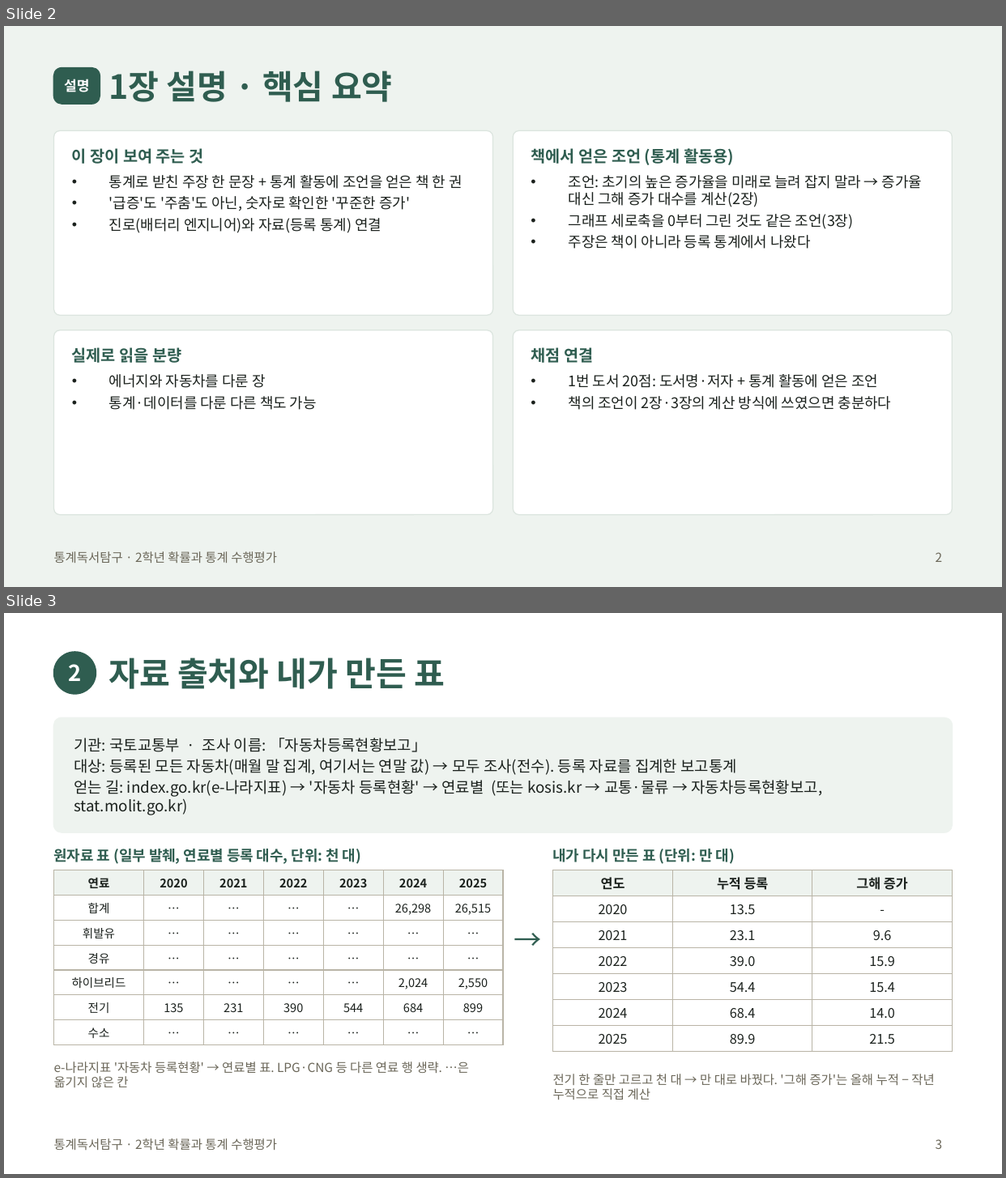
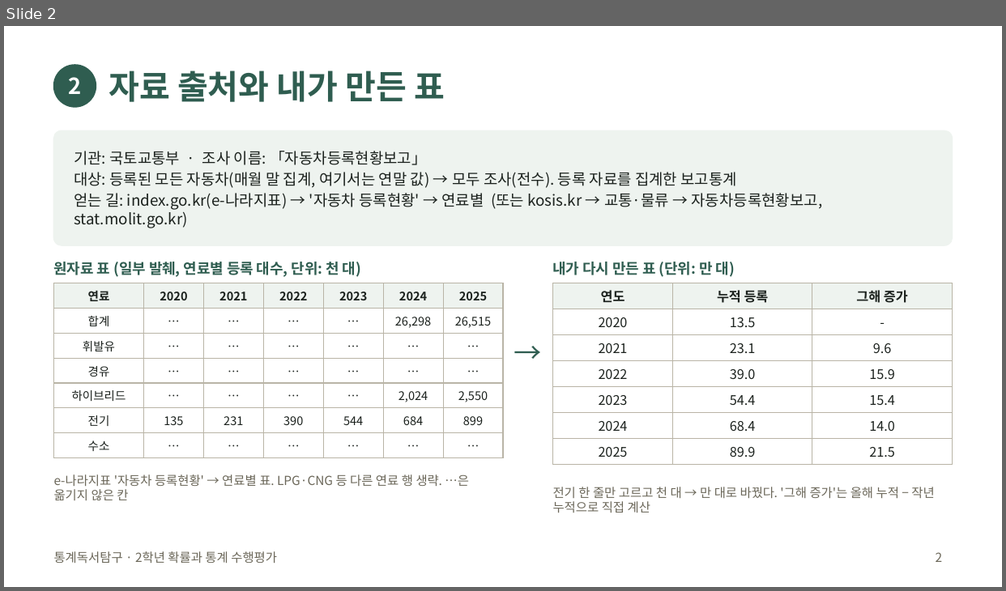
Before and after one commit to jaegeunsongsong/autobot, a slide deck: docs/2026-2학기-통계독서탐구-수행평가/발표예시-공학.pptx. Shown one above the other, each under a label of ours: slides 2 and 3 before the commit, slide 2 after it. The pictures are 1006x1178 and 1006x591 pixels, drawn with LibreOffice and Linux fonts; fonts in the diff are those of the drawing. Boxes give left, top, right and bottom in pixels: in the first picture for what was removed or moved away, otherwise in the second. Text is boxed around its words. In the diff, an @@ line names an element or a change of style, - is before the commit and + after.

```diff
--- a/docs/2026-2학기-통계독서탐구-수행평가/발표예시-공학.pptx
+++ b/docs/2026-2학기-통계독서탐구-수행평가/발표예시-공학.pptx
@@ slide 2 removed at <box>4,26,1002,587</box>, background #EEF3EF; not listed: 1 template element that a slide beside it also shows @@
@@ rounded rectangle removed at <box>54,68,100,104</box> @@
@@ title removed at <box>108,71,393,102</box> @@
-1장 설명 · 핵심 요약
@@ text removed at <box>64,79,89,92</box> @@
-설명
@@ rounded rectangle removed at <box>54,130,493,315</box> @@
@@ rounded rectangle removed at <box>513,130,952,315</box> @@
@@ text removed at <box>72,148,203,164</box> @@
-이 장이 보여 주는 것
@@ text removed at <box>530,148,734,165</box> @@
-책에서 얻은 조언 (통계 활동용)
@@ text removed at <box>109,175,462,233</box> @@
-• 통계로 받친 주장 한 문장 + 통계 활동에 조언을 얻은 책 한 권
-• '급증'도 '주춤'도 아닌, 숫자로 확인한 '꾸준한 증가'
-• 진로(배터리 엔지니어)와 자료(등록 통계) 연결
@@ text removed at <box>569,175,922,249</box> @@
-• 조언: 초기의 높은 증가율을 미래로 늘려 잡지 말라 → 증가율 대신 그해 증가 대수를 계산(2장)
-• 그래프 세로축을 0부터 그린 것도 같은 조언(3장)
-• 주장은 책이 아니라 등록 통계에서 나왔다
@@ rounded rectangle removed at <box>54,331,493,515</box> @@
@@ rounded rectangle removed at <box>513,331,952,515</box> @@
@@ text removed at <box>72,348,181,363</box> @@
-실제로 읽을 분량
@@ text removed at <box>530,348,593,363</box> @@
-채점 연결
@@ text removed at <box>109,374,317,410</box> @@
-• 에너지와 자동차를 다룬 장
-• 통계·데이터를 다룬 다른 책도 가능
@@ text removed at <box>569,374,892,410</box> @@
-• 1번 도서 20점: 도서명·저자 + 통계 활동에 얻은 조언
-• 책의 조언이 2장·3장의 계산 방식에 쓰였으면 충분하다
@@ page number removed at <box>936,552,943,562</box> @@
-2
@@ what was slide 3 is now slide 2 @@
@@ page number at <box>936,552,943,562</box>: text changed @@
-3
+2
```
Also in this commit, not shown: 3 slides changed, 3 other slides removed, 8 other files.
